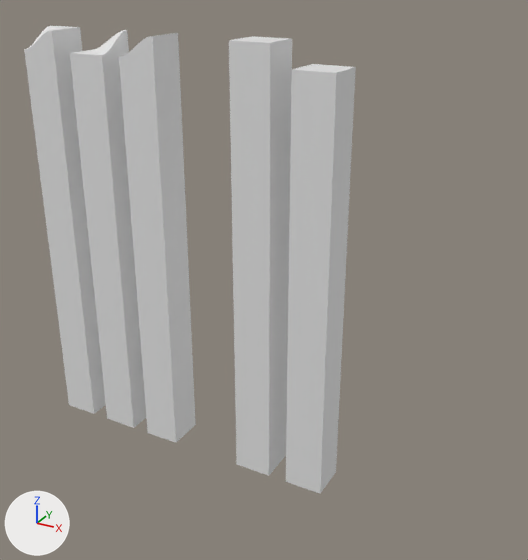
What one commit did to the glTF model assets/models/terrain.glb.
One viewpoint serves both versions: a 50 mm lens placed at (19.0, -21.2, 4.2), pointed at (2.9, 8.0, -10.5). Every picture has the same lights, and +X, +Y and +Z are marked at lower left. The older version comes first.

Objects in the first picture: 'low', 'slope', 'slope_inner_corner', 'slope_outer_corner', 'tall'.
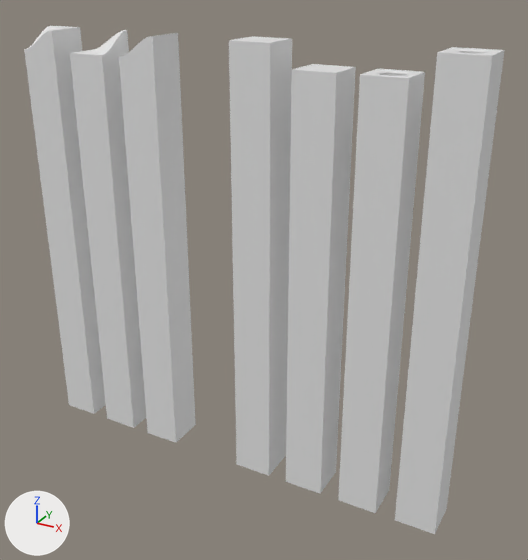
What the commit changed:
Mesh me_tall_hole is new.
It has 113 vertices, 133 faces and spans x -1.0..1.0, y -1.0..1.0, z -21.0..1.0.
Mesh me_hole is new.
It has 137 vertices, 133 faces and spans x -1.0..1.0, y -1.0..1.0, z -21.0..0.0.
Object 'tall_hole' (ob_tall_hole) is new; it shows me_tall_hole.
Its location is (12.0, 7.5, 0.0).
Object 'hole' (ob_hole) is new; it shows me_hole.
Its location is (9.0, 7.5, 0.0).

What differs and where, as boxes (x1, y1, x2, y2) in the pictures (528 x 560 px):
'tall_hole', added: after (395, 47, 504, 534)
'hole', added: after (338, 69, 425, 513)
